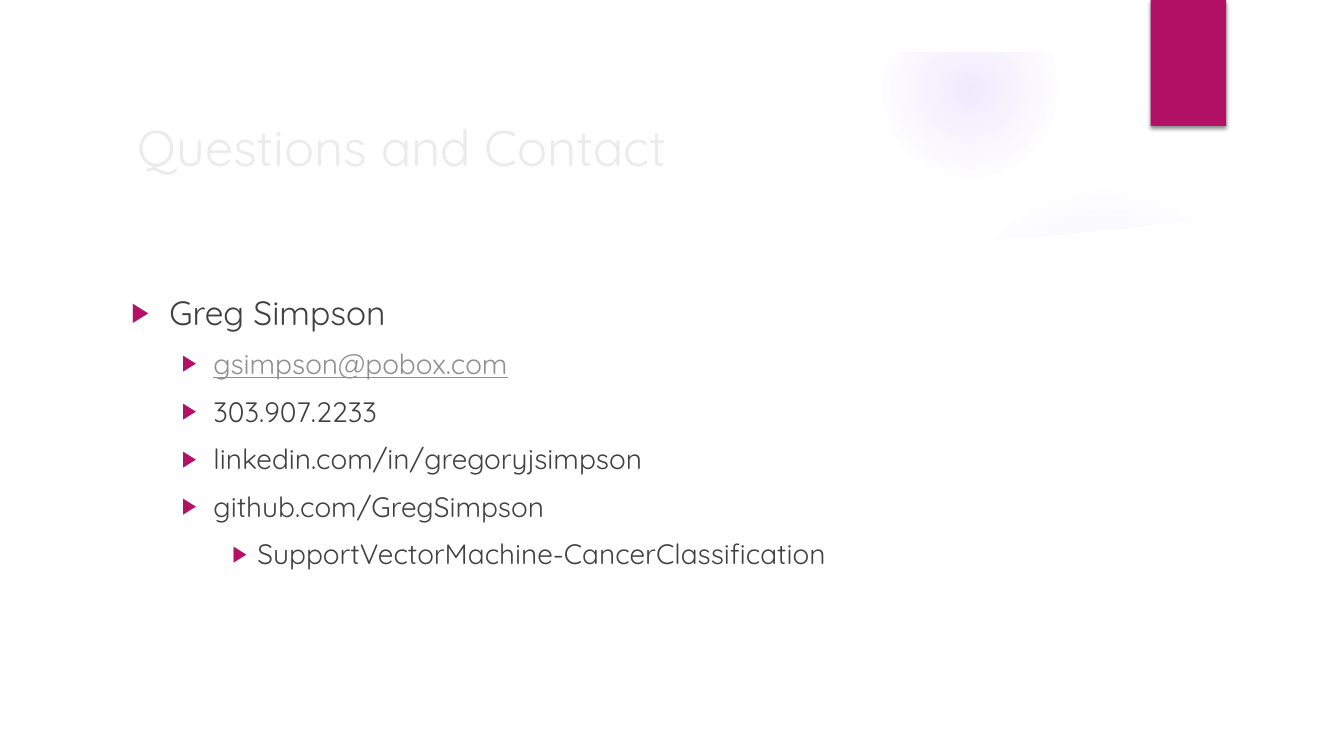
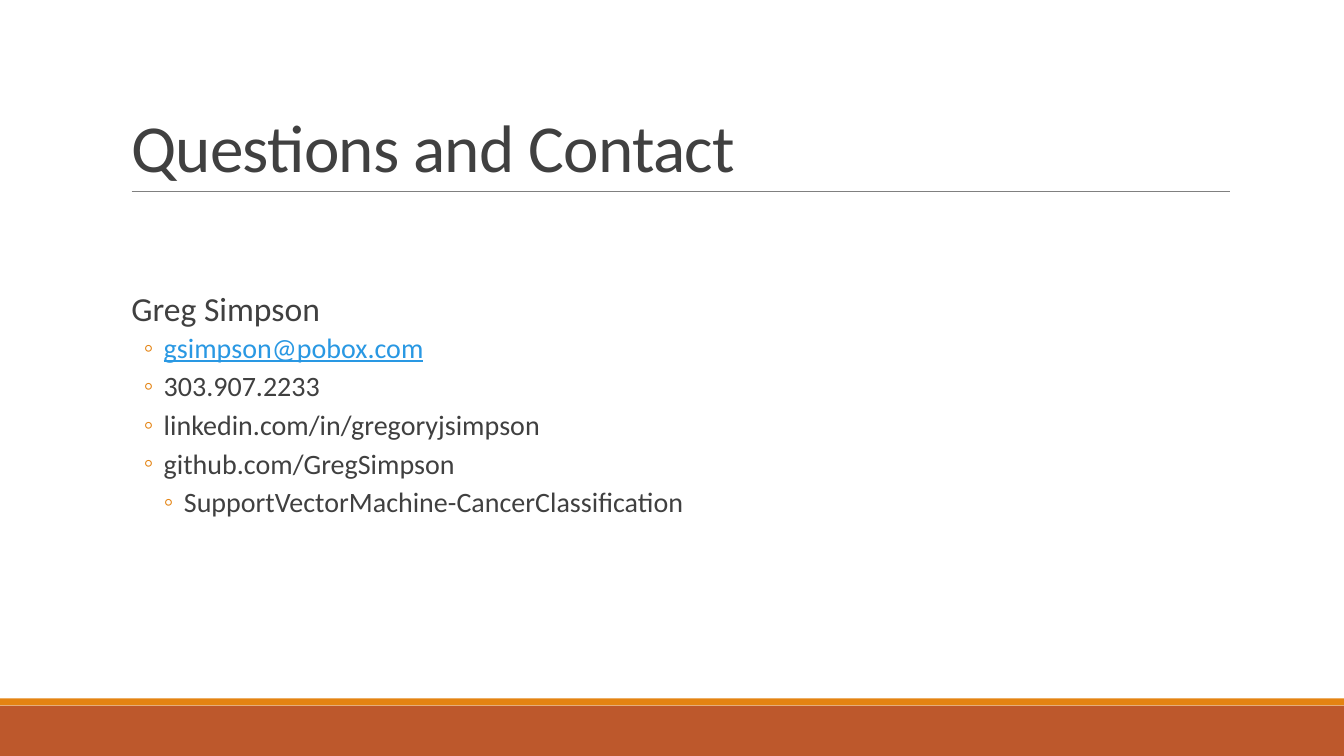
Before and after one commit to GregSimpson/SupportVectorMachine-CancerClassification, a slide deck: slide 13 of docs/gsimpson-CapstonePresentation.pptx (slide 12 before the commit). Drawn at 1344x756 pixels with LibreOffice and Linux fonts; fonts in the diff are those of the drawing; background and template pictures are left out. Boxes give left, top, right and bottom in pixels: in the first picture for what was removed or moved away, otherwise in the second. Text is boxed around its words. In the diff, an @@ line names an element or a change of style, - is before the commit and + after.

```diff
--- a/docs/gsimpson-CapstonePresentation.pptx
+++ b/docs/gsimpson-CapstonePresentation.pptx
@@ group removed at (x1=0, y1=0, x2=1344, y2=756): 5 ellipses, 3 freeform shapes @@
@@ rectangle removed at (x1=1150, y1=0, x2=1226, y2=126) @@
@@ title "Questions and Contact" moved from (x1=127, y1=107, x2=1093, y2=185) to (x1=131, y1=125, x2=735, y2=181) @@
@@ title "Questions and Contact" at (x1=131, y1=125, x2=735, y2=181): size 36 to 48 pt, font Quicksand to Calibri, text colour #EBEBEB to #404040, letter spacing 0 to -0.5 pt; line spacing 1 to 0.85; vertical alignment middle to bottom @@
@@ line added from (132, 192) to (1231, 192), #808080 0.5 pt @@
@@ text "Greg Simpson" at (x1=131, y1=298, x2=683, y2=517): font Quicksand to Calibri; text colour #8F8F8F to #2998E3 in "gsimpson@pobox.com"; bullet ▶ to  ; line spacing 1 to 0.9; more space between paragraphs; bullet colour #B31166 to #E48312; bullet ▶ to ◦; less space between paragraphs @@
@@ rectangle added at (x1=0, y1=706, x2=1344, y2=756), fill #BD582C @@
@@ rectangle added at (x1=0, y1=699, x2=1344, y2=706), fill #E48312 @@
```
Also in this commit, not shown: 10 other slides changed, 2 slides added, 1 slide removed, 3 other files.
